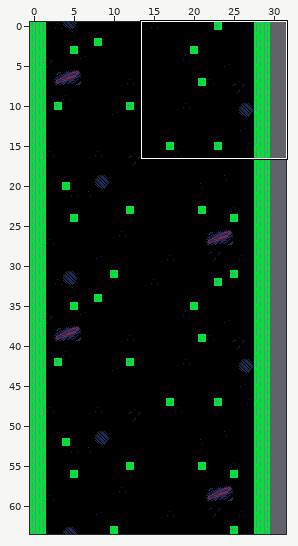
An edit to a level. Tiled map, GBA/space_game/data/maps/space.tmx. Above: a wide view before the commit, with the close-up outlined.
Close-up. Old version:
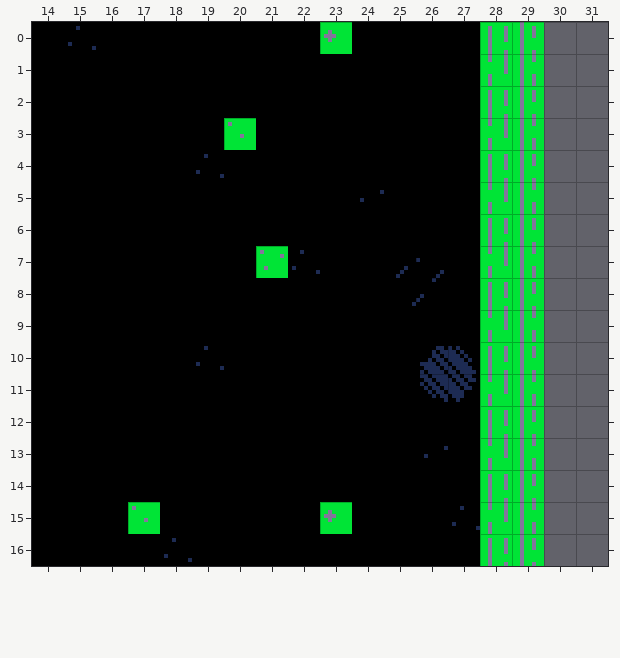
Cells are 8x8 px. Shown: x 14..31, y 0..16. The commit also changed other parts of the map, which this record leaves out.
Now the later version:
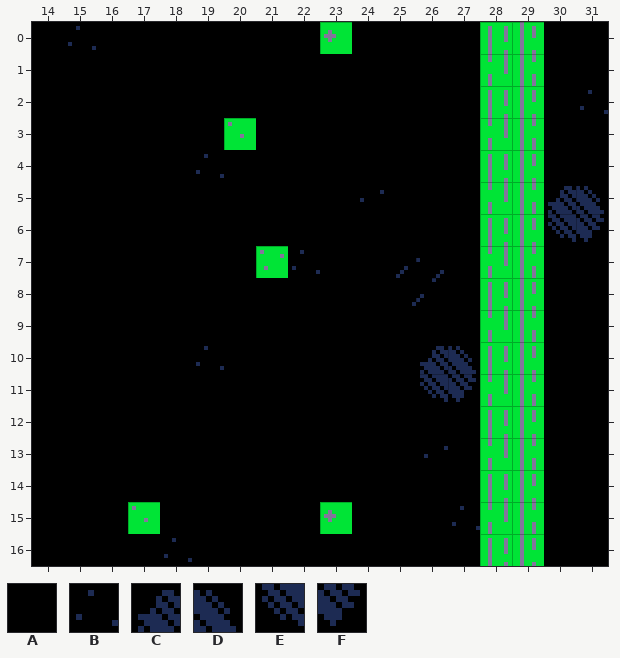
Key: from "tileset_space": A 1, B 2, C 4, D 5, E 12, F 13.
_ is an empty cell.
Difference:
Layer "space_bg0":
Tile A is added in rows 0 to 1 at x 30 to 31; in row 2 at x 30; in rows 3 to 4 at x 30 to 31; in rows 7 to 16 at x 30 to 31.
Tile B is added in row 2 at x 31.
Tile C is added in row 5 at x 30.
Tile D is added in row 5 at x 31.
Tile E is added in row 6 at x 30.
Tile F is added in row 6 at x 31.
Boxes around the changes in both close-ups, in picture pixels (x1, y1, x2, y2):
added: (544, 22, 608, 566)
